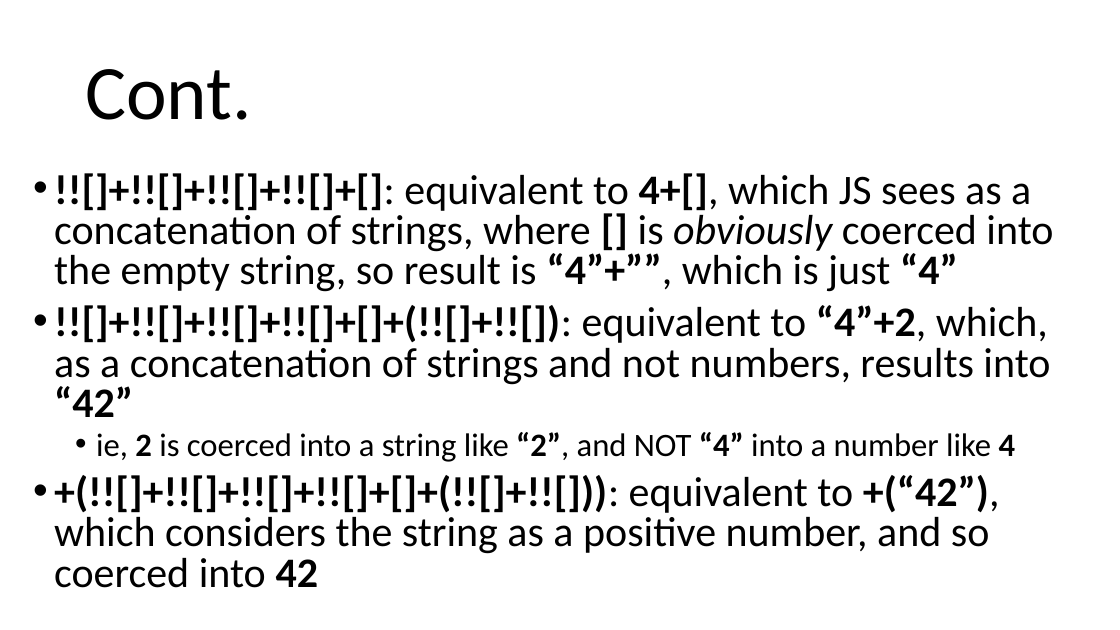
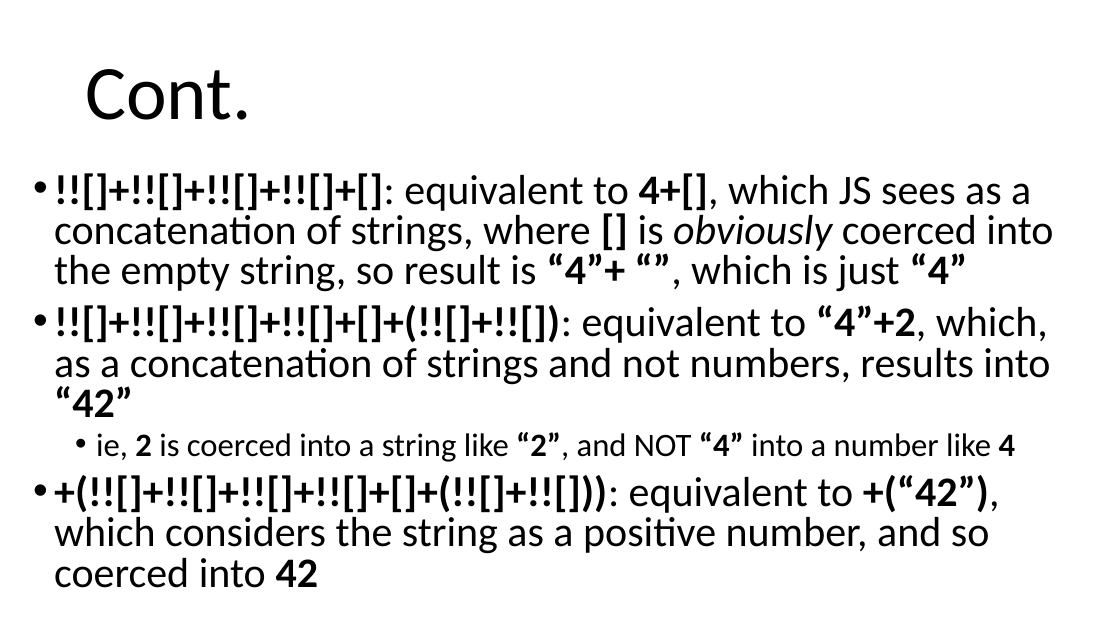
Before and after one commit to arcuri82/web_development_and_api_design, a slide deck: slide 24 of docs/slides/lesson_01.pptx (slide 21 before the commit). Drawn at 1120x630 pixels with LibreOffice and Linux fonts; fonts in the diff are those of the drawing. Boxes give left, top, right and bottom in pixels: in the first picture for what was removed or moved away, otherwise in the second. Text is boxed around its words. In the diff, an @@ line names an element or a change of style, - is before the commit and + after.

```diff
--- a/docs/slides/lesson_01.pptx
+++ b/docs/slides/lesson_01.pptx
@@ text at [54,173,1053,292]: text changed @@
-• !![]+!![]+!![]+!![]+[]: equivalent to 4+[], which JS sees as a concatenation of strings, where [] is obviously coerced into the empty string, so result is “4”+””, which is just “4”
+• !![]+!![]+!![]+!![]+[]: equivalent to 4+[], which JS sees as a concatenation of strings, where [] is obviously coerced into the empty string, so result is “4”+ “”, which is just “4”
```
Also in this commit, not shown: 9 other slides changed, 5 slides added, 1 other file.
